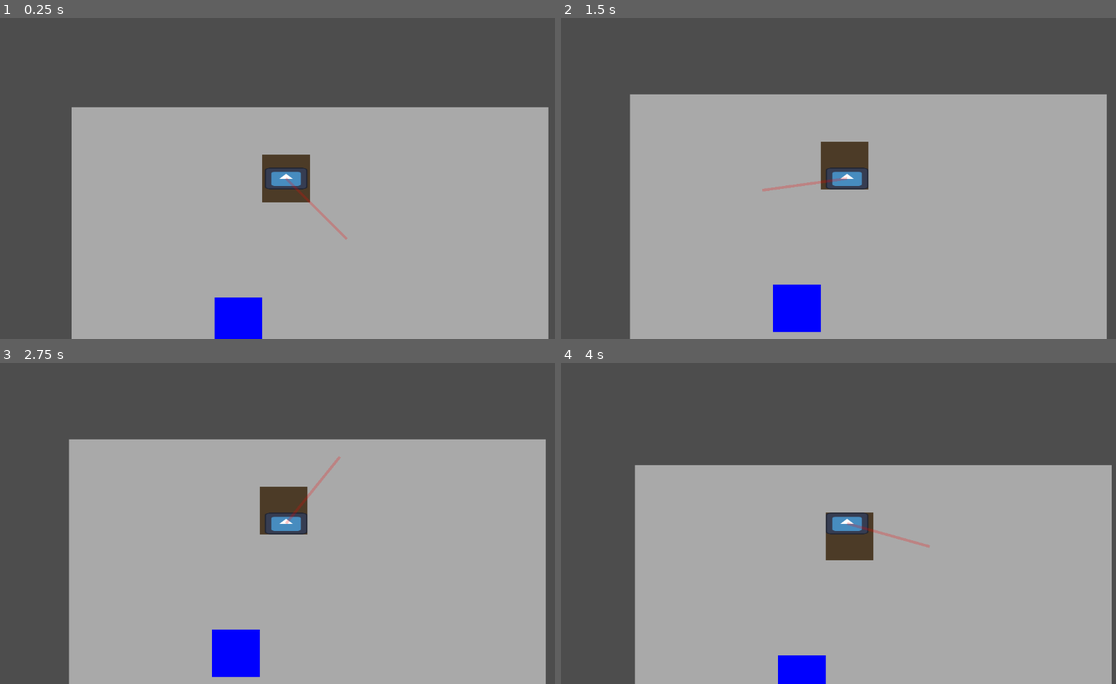
Above: before the commit, frames 1-4 (two rows, left to right).
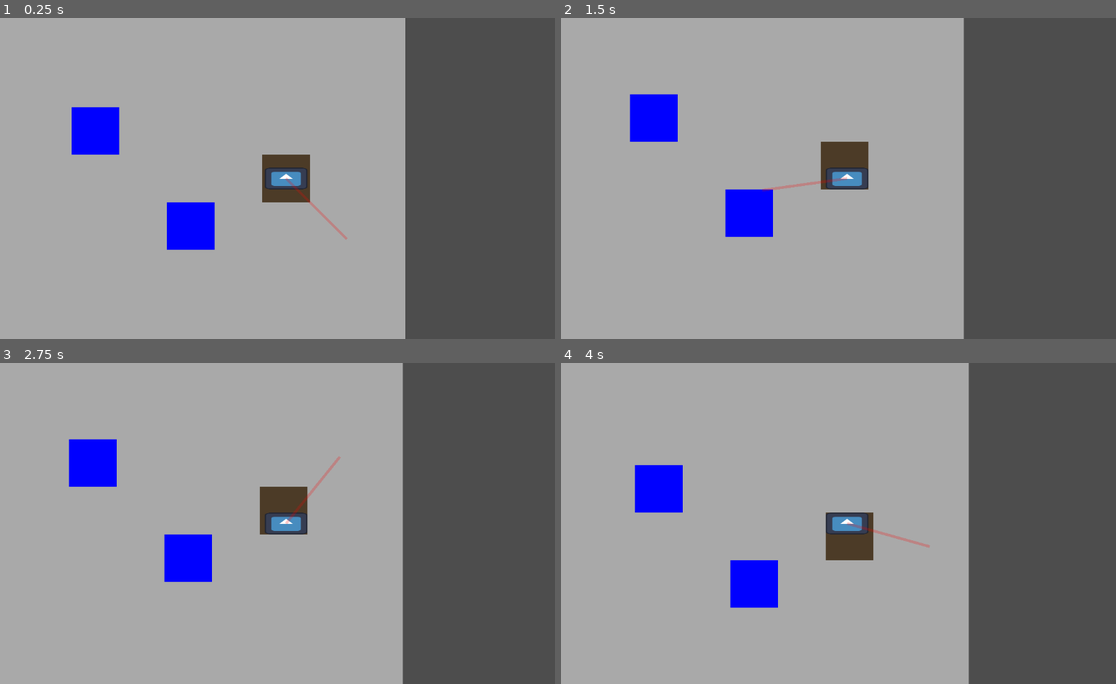
Above: after the commit, the same moments.

Repository: Vryllon/Meow_Miners
Game: Godot game, scene res://Scenes/levels/lobby.tscn
Two runs of this game, one before a commit and one after it. Both use one fixed random seed, a clock stepped at 60 frames per second and the inputs below. The project has no main scene, so this scene is started directly. The engine's default icon, where the game draws it, is replaced by a stand-in: a white triangle on a blue panel in a dark square.
Inputs (mouse positions are in pixels of both pictures, inside the frame that each line leads up to):
- Up to frame 1 (0.25 s): no input
- Up to frame 2 (1.5 s): tap Enter at 0.5 s; move the mouse to (971, 162) at 0.52 s; hold Right (move_right) 0.53-1.28 s; hold E (interact) 0.53-1.28 s; tap Space at 1.25 s; move the mouse to (733, 194) at 1.27 s; hold S (move_down) from 1.28 s (still down); click (733, 194) at 1.35 s
- Up to frame 3 (2.75 s): tap Enter at 2 s; move the mouse to (344, 452) at 2.02 s; release S (move_down) at 2.03 s; hold Right (move_right) from 2.03 s (still down); hold E (interact) from 2.03 s (still down)
- Up to frame 4 (4 s): tap Space at 2.75 s; move the mouse to (816, 587) at 2.77 s; release Right (move_right) at 2.78 s; release E (interact) at 2.78 s; hold W (move_up) 2.78-3.53 s; click (816, 587) at 2.85 s; tap Enter at 3.5 s; move the mouse to (1016, 571) at 3.52 s; hold A (move_left) from 3.53 s (still down); hold E (interact) from 3.53 s (still down)

The runs differ from the first frame. In frame 1, 52% of the frame differs, in the area x 0-99%, y 0-100%; in frame 2, 50%; in frame 3, 50%; in frame 4, 53%, in the area x 0-100%, y 0-100%.

Commit message:
Adjusted player spawn
Limited spawning to the middle 50% to avoid spawning on or near the edge

Diff:
--- a/meow-miners/Scenes/levels/lobby.tscn
+++ b/meow-miners/Scenes/levels/lobby.tscn
@@ -2,7 +2,6 @@
 
 [ext_resource type="Script" uid="uid://c03vauxck6i8v" path="res://Scripts/Levels/lobby.gd" id="1_1dxtr"]
 [ext_resource type="PackedScene" uid="uid://cvhe3r4kwk3ky" path="res://Scenes/Areas/Mining/mining_area.tscn" id="1_fmxxw"]
-[ext_resource type="PackedScene" uid="uid://4lcolas6fsjn" path="res://Scenes/Areas/Shop/shop.tscn" id="3_1dxtr"]
 
 [node name="Lobby" type="Node2D" unique_id=703698166]
 script = ExtResource("1_1dxtr")
@@ -10,11 +9,4 @@
 [node name="Mining_Area" parent="." unique_id=605624765 instance=ExtResource("1_fmxxw")]
 show_behind_parent = true
 
-[node name="Shop" parent="." unique_id=2014613424 instance=ExtResource("3_1dxtr")]
-visible = false
-show_behind_parent = true
-top_level = false
-position = Vector2(512, -96)
-scale = Vector2(3, 3)
-
 [connection signal="map_generated" from="Mining_Area" to="." method="_on_mining_area_map_generated"]
--- a/meow-miners/Scripts/Levels/lobby.gd
+++ b/meow-miners/Scripts/Levels/lobby.gd
@@ -14,8 +14,12 @@
 
 
 func _on_mining_area_map_generated() -> void:
-	var rspawn = Vector2i(randi_range(0,$Mining_Area.WIDTH), randi_range(0,$Mining_Area.HEIGHT))
-	player.position = Vector2(rspawn.x - $Mining_Area.WIDTH/2 + 0.5, rspawn.y - $Mining_Area.HEIGHT/2 + 0.5) * 64
+	var min = Vector2($Mining_Area.WIDTH, $Mining_Area.HEIGHT) * .25
+	var mid = Vector2($Mining_Area.WIDTH, $Mining_Area.HEIGHT)/2
+	var max = Vector2($Mining_Area.WIDTH, $Mining_Area.HEIGHT) * .75
+
+	var rspawn = Vector2i(randi_range(min.x, max.x), randi_range(min.y, max.y))
+	player.position = Vector2(rspawn.x - mid.x + 0.5, rspawn.y - mid.y + 0.5) * 64
 
 	var spawn_tile = $Mining_Area.get_node("mining_pixel_" + str(rspawn.x) + "_" + str(rspawn.y))
 	if spawn_tile: spawn_tile.mine()
